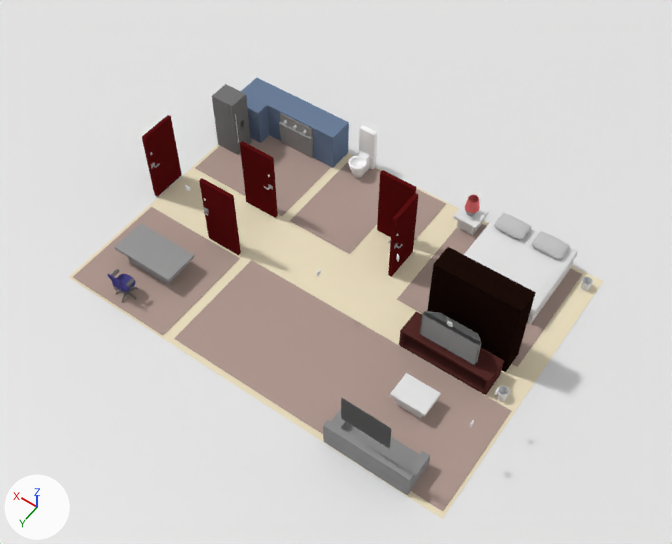
An edit to the Blender file app/blender/apartment.blend, drawn before and after from the same camera.
The view is the same before and after, from a camera (50 mm lens) standing at (-7.56, 10.56, 16.87) and looking at (-0.29, 0.38, 0.88). Arrows for +X, +Y and +Z are at lower left; the lights stay in place.

The first picture shows 'bathroomCarpet', 'bed', 'bedroomCarpet', 'couch', 'floor', 'ground', 'kitchenCarpet', 'kitchenTable', 'livingCarpet', 'officeCarpet', 'tv_table', 'wardrobe'.
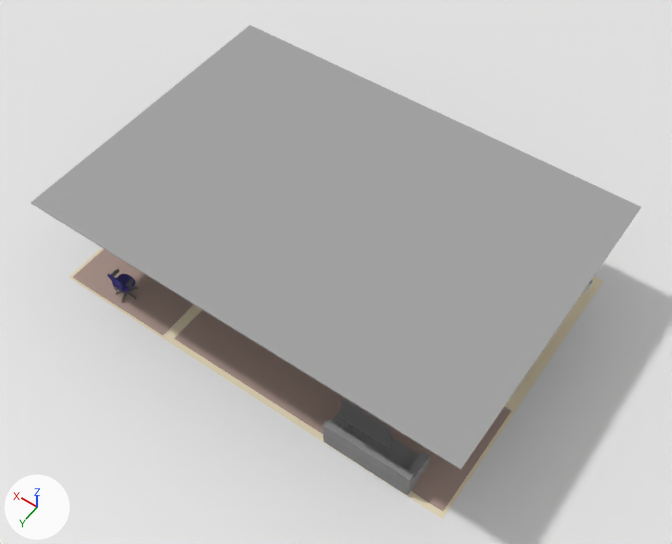
Diff of the bpy script that builds the scene:
```diff
--- a/app/blender/apartment.blend.py
+++ b/app/blender/apartment.blend.py
@@ ob_ceiling @@
 ob_ceiling.scale = (5.18, 3.62, 1.04)
-ob_ceiling.hide_viewport = True
```

Where the change shows, as pixel boxes [x1, y1, x2, y2] in the pictures (672 x 544 px):
'ceiling', shown
    after: [31, 25, 641, 469]
'livingCarpet', unchanged, covered by the edit
    before: [174, 260, 511, 511]
    after: [174, 310, 511, 511]
'floor', unchanged, covered by the edit
    before: [69, 145, 603, 519]
    after: [69, 248, 603, 519]
'wardrobe', unchanged, covered by the edit
    before: [427, 247, 536, 372]
'bed', unchanged, covered by the edit
    before: [464, 212, 578, 324]
